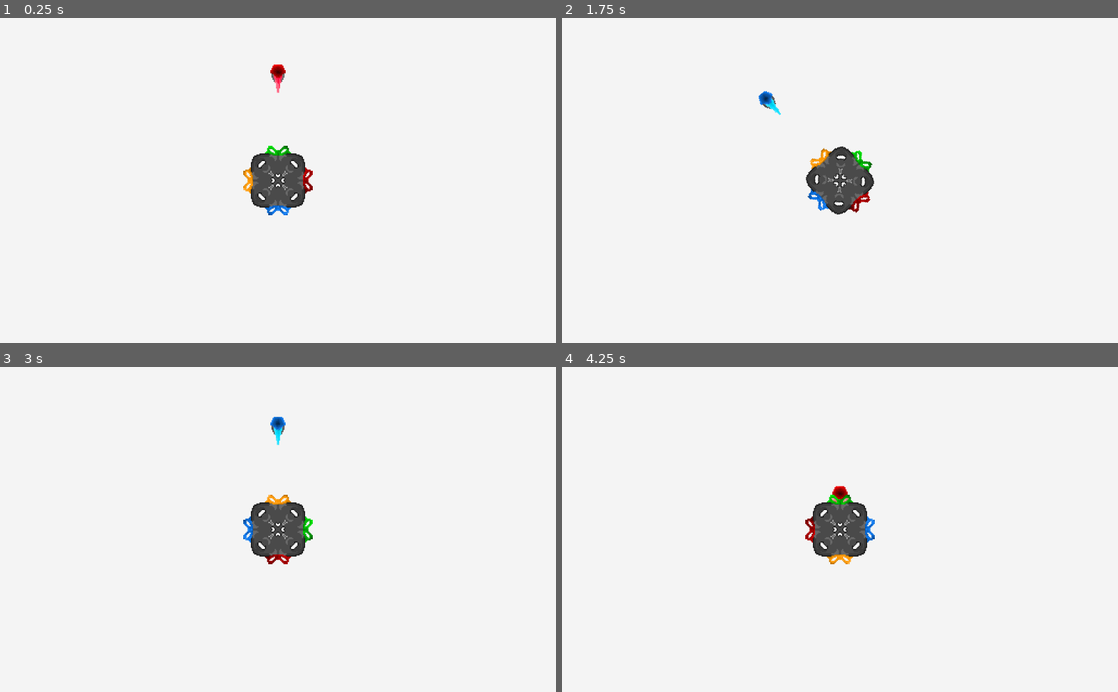
Above: before the commit, frames 1-4 (two rows, left to right).
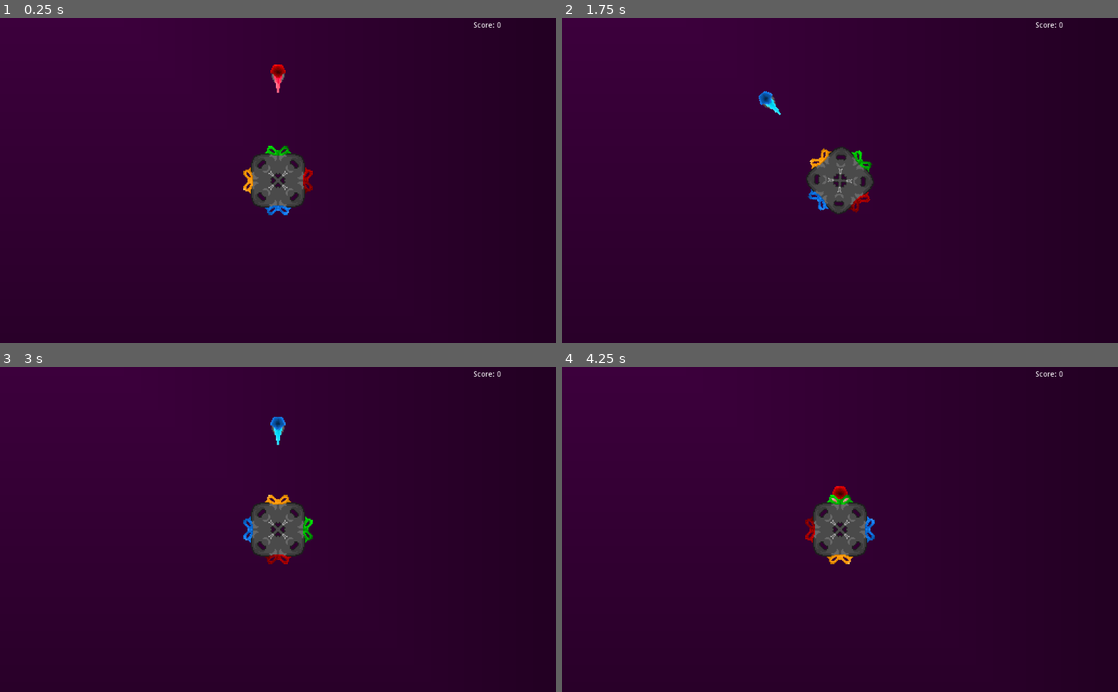
Above: after the commit, the same moments.

Repository: KeatonMueller/polymonous
Game: Godot game, scene res://Scenes/Main/MainScene.tscn
The game is run twice, just before and just after one commit, with the same random seed, the same clock (stepped at 60 frames per second) and the same inputs.
Inputs:
- Up to frame 1 (0.25 s): no input
- Up to frame 2 (1.75 s): tap Enter (new_game) at 0.5, 0.8, 1.35 s; hold Right (rot_right) 0.53-1.28 s; tap S (drop) at 0.6, 1.55 s; tap Space at 1.25 s; hold Left (rot_left) from 1.28 s (still down)
- Up to frame 3 (3 s): release Left (rot_left) at 2.03 s; hold Right (rot_right) from 2.03 s (still down); tap S (drop) at 2.1 s; tap Enter (new_game) at 2.3, 2.85 s
- Up to frame 4 (4.25 s): tap S (drop) at 3.05, 3.6 s; tap Enter (new_game) at 3.5, 3.8 s; release Right (rot_right) at 3.53 s; hold Left (rot_left) from 3.53 s (still down)

The runs differ from the first frame. In frame 1, 98% of the frame differs, in the area x 0-100%, y 0-100%; in frame 2, 98%; in frame 3, 98%; in frame 4, 98%.

Commit message:
add score keeping

Diff:
--- a/Scenes/Main/MainScene.gd
+++ b/Scenes/Main/MainScene.gd
@@ -9,6 +9,7 @@
 var cam: Camera2D
 var anim: AnimationPlayer
 var timer: Timer
+var score_label: RichTextLabel
 
 # current fragment values
 var curr_fragment: KinematicBody2D
@@ -34,7 +35,8 @@
 var fragment_values: Array
 var min_height: float
 var base_sizes: Array = [4, 5, 6]
-var base_idx: int = 0
+var base_idx: int
+var score: int
 
 # trash value to satisfy warnings
 var _discard
@@ -44,13 +46,12 @@
 	tw = get_node("Tween")
 	cam = get_node("Camera2D")
 	timer = get_node("Timer")
-	init_base()
+	score_label = get_node("Camera2D/ScoreLabel")
 	new_game()
 
-func init_base(num_sides: int=-1):
-	if num_sides == -1:
-		num_sides = base_sizes[base_idx % 3]
-		base_idx += 1
+func init_base():
+	var num_sides = base_sizes[base_idx % 3]
+	base_idx += 1
 	if base:
 		base.queue_free()
 	base = load("res://Scenes/Base/Base" + str(num_sides) + ".tscn").instance()
@@ -58,10 +59,14 @@
 	calc_thetas(base.num_sides)
 
 func new_game():
+	base_idx = 0
+	init_base()
 	game_over = false
 	tweening = false
 	fall_speed = C.INITIAL_FALL_SPEED
 	timer_flag = C.TIMER_ACTION.None
+	score = 0
+	score_label.set_score(score)
 	# clear out any dropped fragments
 	for theta in fragments.keys():
 		for child in fragments[theta]:
@@ -104,7 +109,6 @@
 func _physics_process(_delta):
 	if game_over:
 		if Input.is_action_just_pressed(C.ACTION.NewGame):
-			init_base(4)
 			new_game()
 		return
 	if resetting:
@@ -160,6 +164,8 @@
 		fragments[key] = [curr_fragment]
 	# erase if all are populated
 	if fragments.size() == base.num_sides:
+		score += int(fall_speed)
+		score_label.set_score(score)
 		fall_speed += 5
 		# erase on a timer
 		timer.set_wait_time(0.25)
--- a/Scenes/Main/MainScene.tscn
+++ b/Scenes/Main/MainScene.tscn
@@ -1,20 +1,32 @@
-[gd_scene load_steps=2 format=2]
+[gd_scene load_steps=5 format=2]
 
+[ext_resource path="res://Scenes/Main/ScoreLabel.gd" type="Script" id=1]
 [ext_resource path="res://Scenes/Main/MainScene.gd" type="Script" id=2]
+
+[sub_resource type="Shader" id=1]
+code = "shader_type canvas_item;
+
+void fragment() {
+	float r, g, b, a;
+	if(UV.x < UV.y) {
+		r = (1.0 - UV.y) * 0.2 + 0.1;
+		b = (1.0 - UV.y) * 0.2 + 0.1;
+	} else {
+		r = (1.0 - UV.x) * 0.2 + 0.1;
+		b = (1.0 - UV.x) * 0.2 + 0.1;
+	}
+	g = 0.0;
+	a = 1.0;
+
+	COLOR = vec4(r, g, b, a);
+}"
+
+[sub_resource type="ShaderMaterial" id=2]
+shader = SubResource( 1 )
 
 [node name="MainScene" type="Node2D"]
 position = Vector2( 0, 2 )
 script = ExtResource( 2 )
-
-[node name="ColorRect" type="ColorRect" parent="."]
-margin_left = -800.0
-margin_top = -800.0
-margin_right = 800.0
-margin_bottom = 800.0
-color = Color( 0.960784, 0.960784, 0.960784, 1 )
-__meta__ = {
-"_edit_use_anchors_": false
-}
 
 [node name="Tween" type="Tween" parent="."]
 
@@ -85,6 +97,27 @@
 [node name="Camera2D" type="Camera2D" parent="."]
 rotating = true
 current = true
+
+[node name="ColorRect" type="ColorRect" parent="Camera2D"]
+material = SubResource( 2 )
+margin_left = -800.0
+margin_top = -800.0
+margin_right = 800.0
+margin_bottom = 800.0
+color = Color( 0.262745, 0, 0.498039, 1 )
+__meta__ = {
+"_edit_use_anchors_": false
+}
+
+[node name="ScoreLabel" type="RichTextLabel" parent="Camera2D"]
+margin_left = 360.0
+margin_top = -293.0
+margin_right = 499.0
+margin_bottom = -253.0
+script = ExtResource( 1 )
+__meta__ = {
+"_edit_use_anchors_": false
+}
 [connection signal="tween_all_completed" from="Tween" to="." method="_on_Tween_tween_all_completed"]
 [connection signal="tween_completed" from="Tween" to="." method="_on_Tween_tween_completed"]
 [connection signal="timeout" from="Timer" to="." method="_on_Timer_timeout"]
--- /dev/null
+++ b/Scenes/Main/ScoreLabel.gd
@@ -0,0 +1,4 @@
+extends RichTextLabel
+
+func set_score(score: int):
+	set_text("Score: " + str(score))
